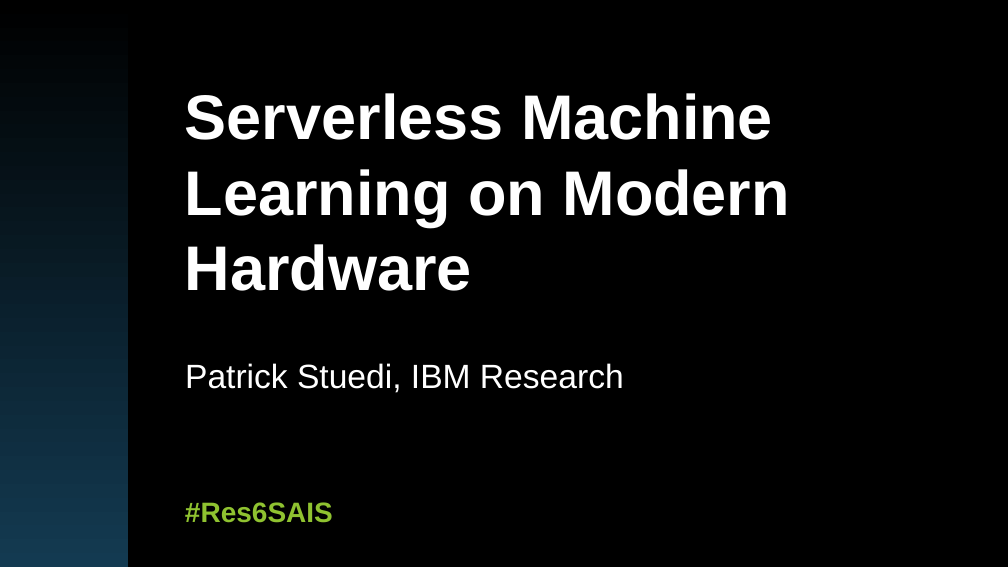
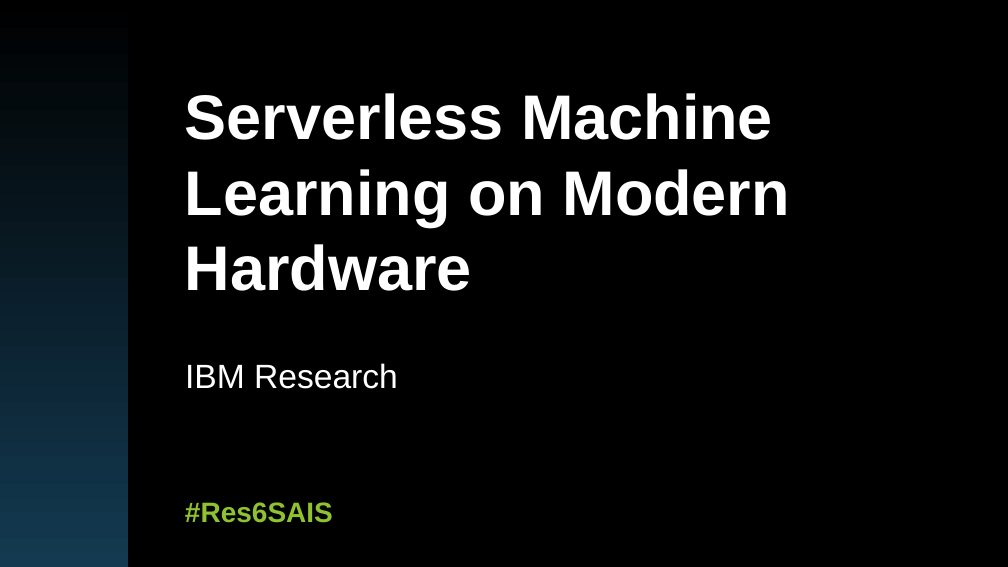
Before and after one commit to huangyibo/spark-summit-18, a slide deck: slide 1 of slides/spark-summit-18.odp. Drawn at 1008x567 pixels with LibreOffice and Linux fonts; fonts in the diff are those of the drawing; background and template pictures are left out. Boxes give left, top, right and bottom in pixels: in the first picture for what was removed or moved away, otherwise in the second. Text is boxed around its words. In the diff, an @@ line names an element or a change of style, - is before the commit and + after.

```diff
--- a/slides/spark-summit-18.odp
+++ b/slides/spark-summit-18.odp
@@ subtitle at (185,363,398,389): text changed @@
-Patrick Stuedi, IBM Research
+IBM Research
```
Also in this commit, not shown: 3 other slides changed.
